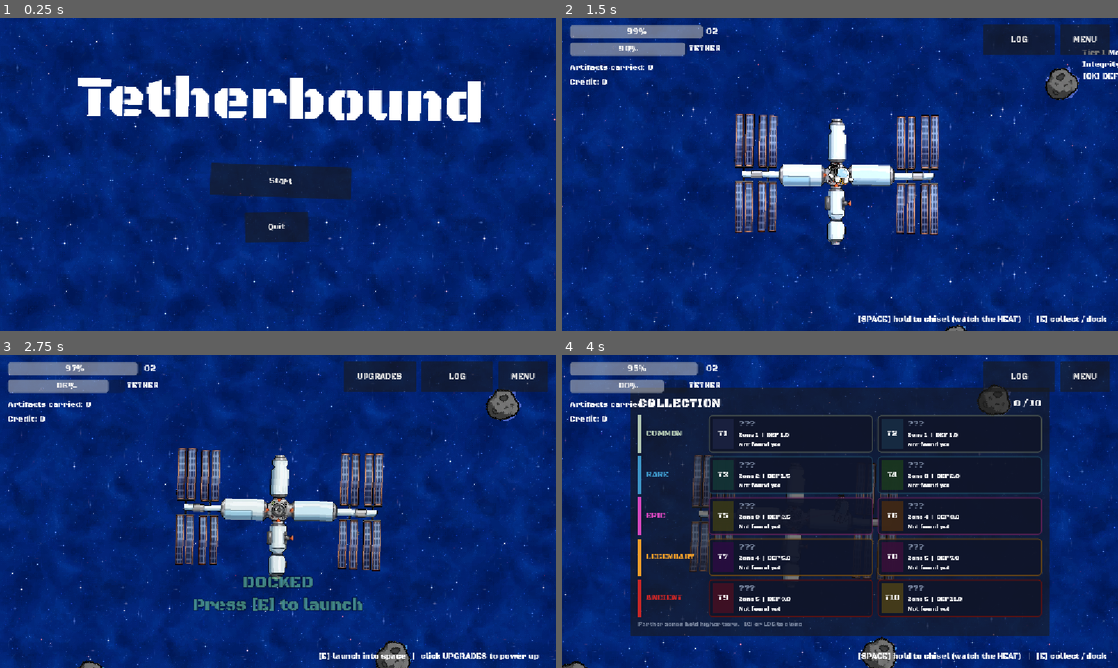
Above: before the commit, frames 1-4 (two rows, left to right).
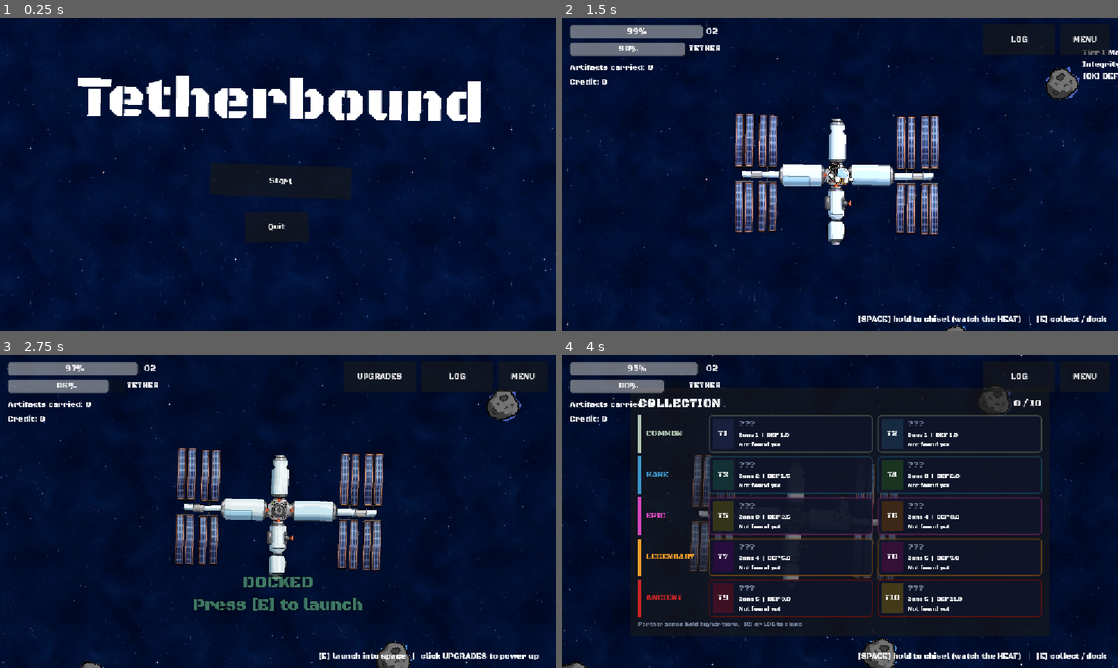
Above: after the commit, the same moments.

Repository: sirakit/Godot_Game_Jam_Project
Game: Godot game, scene res://Scenes/main_menu.tscn
The game is run twice, just before and just after one commit, with the same random seed, the same clock (stepped at 60 frames per second) and the same inputs.
Inputs (mouse positions are in pixels of both pictures, inside the frame that each line leads up to):
- Up to frame 1 (0.25 s): no input
- Up to frame 2 (1.5 s): click "Start" at 0.5 s; tap E (interact) at 1.25 s; move the mouse to (1062, 83) at 1.27 s; hold D (move_right) from 1.28 s (still down); hold Space (chisel) from 1.28 s (still down); click (1062, 83) at 1.42 s
- Up to frame 3 (2.75 s): move the mouse to (166, 527) at 2.02 s; release D (move_right) at 2.03 s; release Space (chisel) at 2.03 s; hold S (move_down) from 2.03 s (still down); tap E (interact) at 2.1 s
- Up to frame 4 (4 s): tap E (interact) at 2.75 s; move the mouse to (956, 658) at 2.77 s; release S (move_down) at 2.78 s; hold D (move_right) 2.78-3.53 s; hold F (recall) 2.78-3.53 s; click (956, 658) at 2.92 s; move the mouse to (595, 664) at 3.52 s; hold W (move_up) from 3.53 s (still down); tap C (toggle_log) at 3.6 s; click (595, 664) at 3.67 s

The runs differ from the first frame. In frame 1, 94% of the frame differs, in the area x 0-100%, y 0-100%; in frame 2, 91%; in frame 3, 90%; in frame 4, 56%.

Commit message:
Updated HTML 4 of 4.7

Diff:
--- a/Scripts/meteorite.gd
+++ b/Scripts/meteorite.gd
@@ -82,6 +82,25 @@
 
 	modulate.a = 0.0
 	create_tween().tween_property(self, "modulate:a", 1.0, 0.6)
+
+	var notifier := VisibleOnScreenNotifier2D.new()
+	notifier.rect = Rect2(-180.0, -180.0, 360.0, 360.0)
+	add_child(notifier)
+
+	# ถ้าหินอยู่นอกจอกล้อง ให้หยุดวาดภาพและหยุดรัน _process ทันที (ลด Draw Calls ลง 90%)
+	visual.visible = notifier.is_on_screen()
+	set_process(notifier.is_on_screen())
+
+	notifier.screen_entered.connect(func() -> void:
+		visual.visible = true
+		set_process(true)
+	)
+	notifier.screen_exited.connect(func() -> void:
+		visual.visible = false
+		set_process(false)
+		_set_bars_visible(false)
+		info_label.visible = false
+	)
 
 
 func _process(delta: float) -> void:
--- a/Scripts/space_background.gd
+++ b/Scripts/space_background.gd
@@ -1,98 +1,116 @@
 extends Node2D
-## พื้นหลังอวกาศแบบ Hardware Region Repeat แก้ปัญหาขอบจอแหว่งและลด Draw Calls บนเว็บ
+## เพิ่มลูกเล่นดวงดาวกะพริบ เปลี่ยนสีเนบิวลา และสร้างดาวตกบนหน้าจอกล้องโดยไม่ถูก Parallax2D บัง
 
+@export_group("Drift & Twinkle")
 @export var base_drift: Vector2 = Vector2(-12.0, 6.0)
-@export var enable_shooting_stars_on_web: bool = false
+@export var twinkle_speed: float = 2.0
+@export var color_shift_speed: float = 0.4
+@export var nebula_tint_a: Color = Color(0.75, 0.85, 1.0, 0.7)
+@export var nebula_tint_b: Color = Color(0.95, 0.75, 1.0, 0.7)
 
-var _shooting_star_timer: float = 4.0
+@export_group("Shooting Stars")
+@export var min_star_interval: float = 1.5
+@export var max_star_interval: float = 4.0
+@export var star_length: float = 90.0
+@export var star_width: float = 3.0
+
+var _time: float = 0.0
+var _shooting_star_timer: float = 1.0
 var _player_ref: CharacterBody2D = null
+var _star_material := CanvasItemMaterial.new()
 
 @onready var layer_far: Parallax2D = $Background
-@onready var layer_mid: Parallax2D = get_node_or_null("Background2") as Parallax2D
-@onready var layer_near: Parallax2D = get_node_or_null("Background3") as Parallax2D
+@onready var layer_mid: Parallax2D = $Background2
+@onready var layer_near: Parallax2D = $Background3
 
 
 func _ready() -> void:
 	z_index = -100
-	_setup_seamless_layer(layer_far, 1.0)
-
-	# บนเว็บให้ปิดชั้นที่ 3 เพื่อลด Overdraw เหลือแค่ 2 ชั้นก็ดูมีมิติและลื่นไหลมาก
-	if is_instance_valid(layer_mid):
-		_setup_seamless_layer(layer_mid, 0.65)
-	if is_instance_valid(layer_near):
-		if OS.has_feature("web"):
-			layer_near.visible = false
-		else:
-			_setup_seamless_layer(layer_near, 0.5)
+	# ใช้โหมดแสง Add เพื่อให้เส้นดาวตกสว่างเรืองแสงทะลุพื้นหลังมืด
+	_star_material.blend_mode = CanvasItemMaterial.BLEND_MODE_ADD
+	if OS.has_feature("web"):
+		Engine.max_fps = 60
 
 
 func _process(delta: float) -> void:
+	_time += delta
 	if not is_instance_valid(_player_ref):
 		_player_ref = get_tree().get_first_node_in_group("player") as CharacterBody2D
 
+	_update_twinkle_and_color()
 	_update_dynamic_drift()
-
-	if not OS.has_feature("web") or enable_shooting_stars_on_web:
-		_update_shooting_stars(delta)
+	_update_shooting_stars(delta)
 
 
-func _setup_seamless_layer(layer: Parallax2D, alpha: float) -> void:
-	if not is_instance_valid(layer):
-		return
+func _update_twinkle_and_color() -> void:
+	var alpha_mid: float = 0.55 + (sin(_time * twinkle_speed) * 0.25)
+	var alpha_near: float = 0.50 + (cos(_time * twinkle_speed * 1.4) * 0.30)
 
-	# ใช้ Hardware Texture Repeat แทนการให้ Parallax2D วาดโหนดซ้ำหลายสิบรอบ
-	layer.repeat_size = Vector2(320.0, 320.0)
-	layer.repeat_times = 1
-	layer.modulate = Color(1.0, 1.0, 1.0, alpha)
+	var color_weight: float = (sin(_time * color_shift_speed) + 1.0) * 0.5
+	var current_tint: Color = nebula_tint_a.lerp(nebula_tint_b, color_weight)
 
-	for child: Node in layer.get_children():
-		if child is Sprite2D:
-			var sp := child as Sprite2D
-			sp.centered = true
-			sp.texture_repeat = CanvasItem.TEXTURE_REPEAT_ENABLED
-			sp.region_enabled = true
-			# กางแผ่นดาวขนาด 3840x2560 พิกเซลใน Draw Call เดียว คลุมหน้าจอทุกขนาดไม่ให้เห็นขอบสีเทา
-			sp.region_rect = Rect2(0.0, 0.0, 3840.0, 2560.0)
-			sp.position = Vector2.ZERO
+	layer_mid.modulate = Color(current_tint.r, current_tint.g, current_tint.b, alpha_mid)
+	layer_near.modulate = Color(1.0, 0.95, 0.9, alpha_near)
 
 
 func _update_dynamic_drift() -> void:
 	var player_vel_offset := Vector2.ZERO
 	if is_instance_valid(_player_ref):
-		player_vel_offset = -_player_ref.velocity * 0.04
+		player_vel_offset = -_player_ref.velocity * 0.05
 
 	var active_drift: Vector2 = base_drift + player_vel_offset
-	if is_instance_valid(layer_far):
-		layer_far.autoscroll = active_drift * 0.25
-	if is_instance_valid(layer_mid):
-		layer_mid.autoscroll = active_drift * 0.65
-	if is_instance_valid(layer_near) and layer_near.visible:
-		layer_near.autoscroll = active_drift * 1.2
+	layer_far.autoscroll = active_drift * 0.25
+	layer_mid.autoscroll = active_drift * 0.65
+	layer_near.autoscroll = active_drift * 1.25
 
 
 func _update_shooting_stars(delta: float) -> void:
 	_shooting_star_timer -= delta
 	if _shooting_star_timer <= 0.0:
-		_shooting_star_timer = randf_range(4.0, 8.0)
+		_shooting_star_timer = randf_range(min_star_interval, max_star_interval)
 		_spawn_shooting_star()
 
 
 func _spawn_shooting_star() -> void:
 	var star_line := Line2D.new()
+	# สำคัญมาก: ดัน z_index ให้อยู่เหนือ Parallax2D ทั้ง 3 ชั้น แต่ยังอยู่ใต้ยานอวกาศ
 	star_line.z_index = 5
-	star_line.width = 2.0
-	star_line.default_color = Color(0.85, 0.95, 1.0, 0.8)
+	star_line.width = star_width
+	star_line.material = _star_material
+	star_line.texture_filter = CanvasItem.TEXTURE_FILTER_NEAREST
 
-	var dir := Vector2(-0.8, 0.6).normalized()
+	# ทำให้หัวดาวตกหนาและหางเรียวแหลม
+	var width_curve := Curve.new()
+	width_curve.add_point(Vector2(0.0, 1.0))
+	width_curve.add_point(Vector2(1.0, 0.0))
+	star_line.width_curve = width_curve
+
+	# ไล่สีหัวดาวตกสว่างจ้า หางค่อยๆ จางเป็นสีฟ้าใส
+	var grad := Gradient.new()
+	grad.set_color(0, Color(1.0, 1.0, 1.0, 1.0))
+	grad.set_color(1, Color(0.4, 0.8, 1.0, 0.0))
+	star_line.gradient = grad
+
+	var dir := Vector2(randf_range(-1.0, -0.4), randf_range(0.3, 0.9)).normalized()
 	star_line.add_point(Vector2.ZERO)
-	star_line.add_point(-dir * 65.0)
+	star_line.add_point(-dir * star_length)
 
+	# หาจุดกึ่งกลางกล้องปัจจุบัน เพื่อให้ดาวตกเกิดในจอที่ผู้เล่นมองเห็นเสมอ
+	var cam_center := Vector2.ZERO
 	var cam: Camera2D = get_viewport().get_camera_2d()
-	var center: Vector2 = cam.get_screen_center_position() if is_instance_valid(cam) else Vector2.ZERO
-	star_line.global_position = center + Vector2(randf_range(-400.0, 400.0), randf_range(-250.0, 250.0))
+	if is_instance_valid(cam):
+		cam_center = cam.get_screen_center_position()
+	elif is_instance_valid(_player_ref):
+		cam_center = _player_ref.global_position
+
+	var view_size: Vector2 = get_viewport_rect().size * 0.45
+	star_line.global_position = cam_center + Vector2(
+		randf_range(-view_size.x, view_size.x),
+		randf_range(-view_size.y, view_size.y)
+	)
 	add_child(star_line)
 
-	var tw: Tween = create_tween().set_parallel(true)
-	tw.tween_property(star_line, "global_position", star_line.global_position + dir * 500.0, 0.45)
-	tw.tween_property(star_line, "modulate:a", 0.0, 0.45)
-	tw.chain().tween_callback(star_line.queue_free)
+	var tween: Tween = create_tween().set_parallel(true)
+	tween.tween_property(star_line, "global_position", star_line.global_position + dir * 650.0, 0.6)
+	tween.tween_property(star_line, "modulate:a", 0.0, 0.6)
+	tween.chain().tween_callback(star_line.queue_free)
Not shown, changed: Web_build/index.pck
